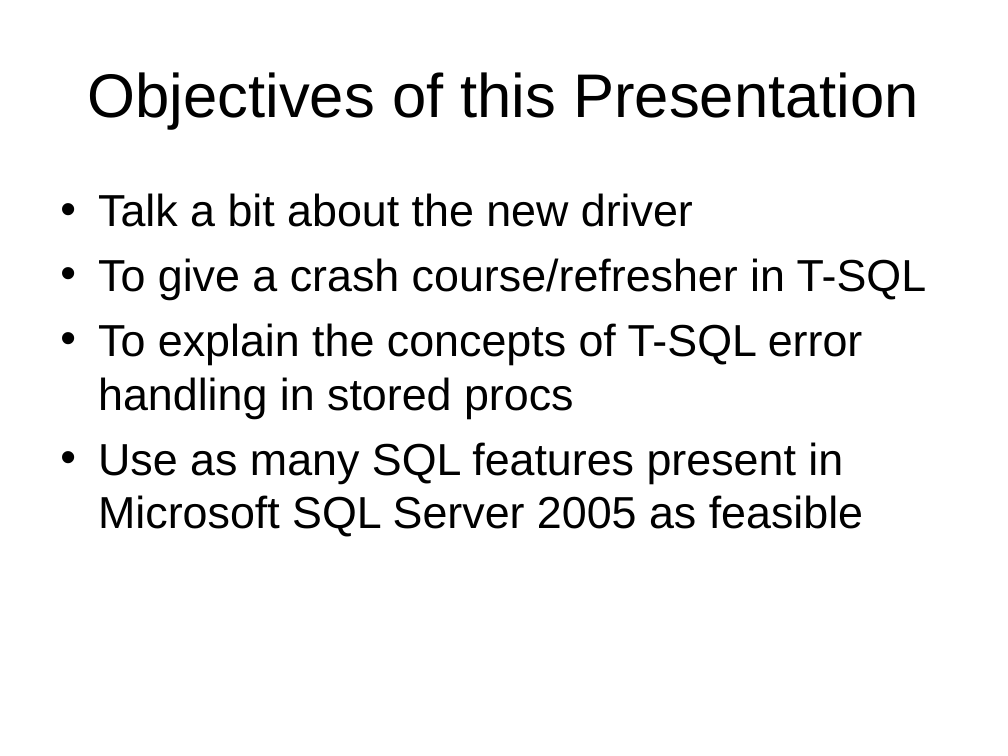
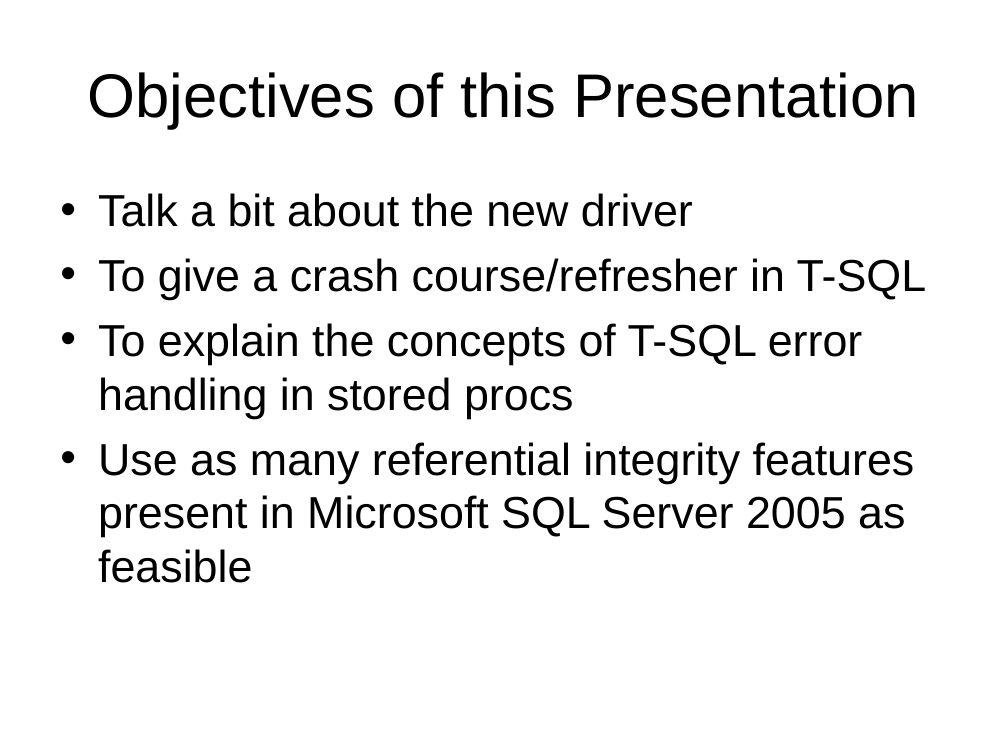
Before and after one commit to LIPHP/Employee-Contact-List, a slide deck: slide 2 of Docs/Using Microsoft SQL Server with PHP.ppt. Drawn at 1008x756 pixels with LibreOffice and Linux fonts; fonts in the diff are those of the drawing. Boxes give left, top, right and bottom in pixels: in the first picture for what was removed or moved away, otherwise in the second. Text is boxed around its words. In the diff, an @@ line names an element or a change of style, - is before the commit and + after.

```diff
--- a/Docs/Using Microsoft SQL Server with PHP.ppt
+++ b/Docs/Using Microsoft SQL Server with PHP.ppt
@@ text at (98,442,915,583): text changed @@
-• Use as many SQL features present in Microsoft SQL Server 2005 as feasible
+• Use as many referential integrity features present in Microsoft SQL Server 2005 as feasible
```
Also in this commit, not shown: 9 other slides changed, 5 slides added, 2 slides removed, 6 other files.
